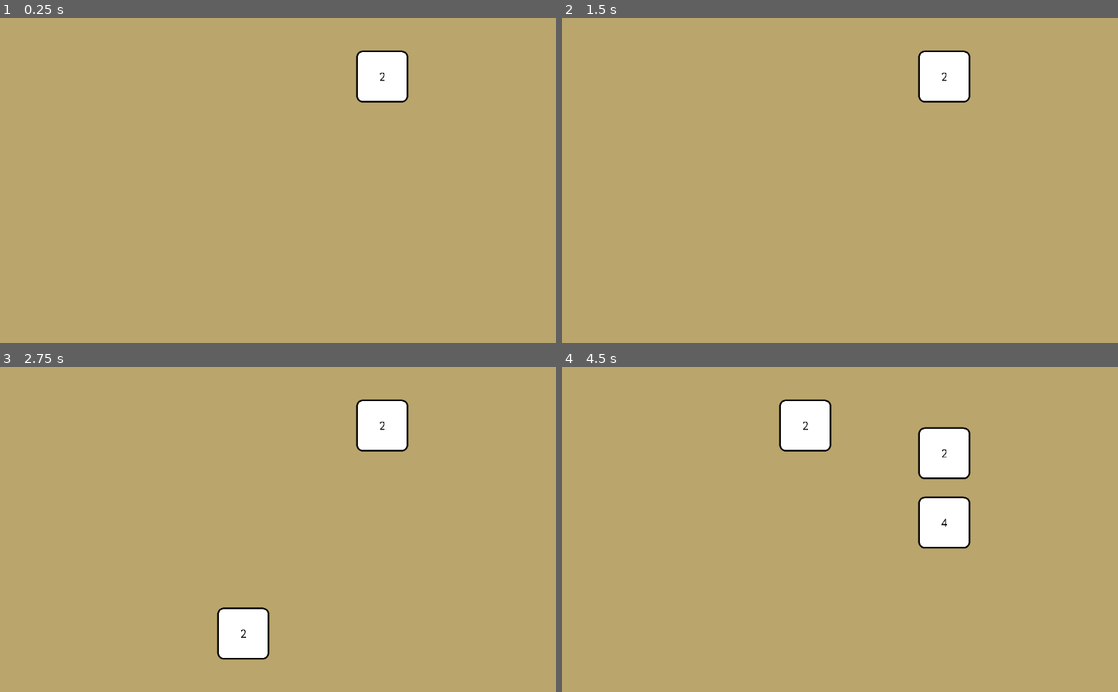
Above: before the commit, frames 1-4 (two rows, left to right).
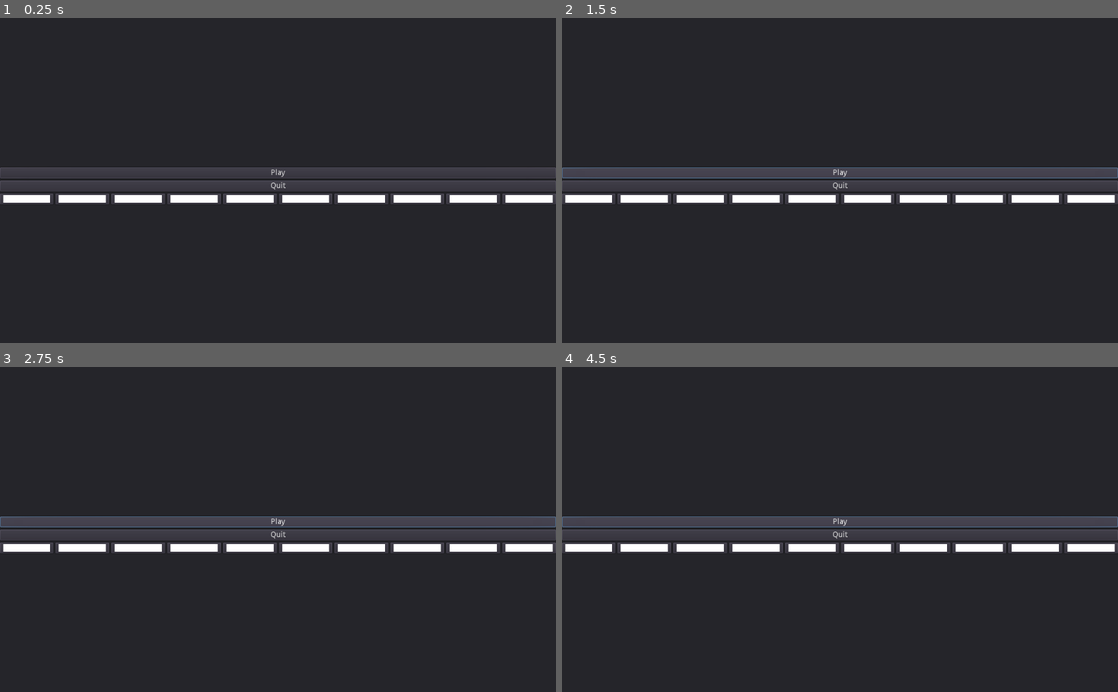
Above: after the commit, the same moments.

Repository: JHaller27/Godot2048
Game: Godot game, scene res://Menu.tscn
Two runs of this game, one before a commit and one after it. Both use one fixed random seed, a clock stepped at 60 frames per second and the inputs below. Before the commit the project starts from res://Main.tscn.
Inputs (mouse positions are in pixels of both pictures, inside the frame that each line leads up to):
- Up to frame 1 (0.25 s): no input
- Up to frame 2 (1.5 s): click (840, 174) at 0.5 s, where only the run after the commit has a clickable "Play"; click (840, 174) at 1.25 s, where only the run after the commit has a clickable "Play"
- Up to frame 3 (2.75 s): tap Enter at 2 s; hold Right (slide_right) from 2.03 s (still down)
- Up to frame 4 (4.5 s): tap Space at 2.75 s; release Right (slide_right) at 2.78 s; hold Down (slide_down) 2.78-3.53 s; hold Right (slide_right) 3.53-4.28 s; hold Up (slide_up) from 4.28 s (still down)

The runs differ from the first frame. In frame 1, 100% of the frame differs, in the area x 0-100%, y 0-100%; in frame 2, 100%; in frame 3, 100%; in frame 4, 100%.

Commit message:
Menu + theming

Diff:
--- /dev/null
+++ b/GameTheme.gd
@@ -0,0 +1,30 @@
+extends Resource
+
+var UNKNOWN_COLOR = Color("#ffffff")
+var colors = [UNKNOWN_COLOR, UNKNOWN_COLOR]
+
+var bg_color = Color("#baa56c")
+
+
+func get_value(val: int) -> Color:
+	if val < 0 || val >= colors.size():
+		return UNKNOWN_COLOR
+	return colors[val]
+
+
+func list_values() -> Array:
+	return colors
+
+
+func set_value(val: int, color: Color) -> void:
+	while colors.size()-1 < val:
+		colors.append(UNKNOWN_COLOR)
+	colors[val] = color
+
+
+func get_bg() -> Color:
+	return bg_color
+
+
+func set_bg(color: Color) -> void:
+	bg_color = color
--- /dev/null
+++ b/Menu.gd
@@ -0,0 +1,35 @@
+extends Control
+
+const game_theme_preload = preload("res://GameTheme.gd")
+
+onready var color_tiles_container = $Panel/MarginContainer/VBoxContainer/ColorTilesContainer
+onready var tile_container = $Panel/MarginContainer/VBoxContainer/ColorTilesContainer/TileContainer
+onready var background = $Panel/MarginContainer/VBoxContainer/ColorTilesContainer/Background
+onready var game_theme = game_theme_preload.new()
+var offset = 0
+
+
+func _ready():
+	reset_color_preview()
+	offset = max(11 - tile_container.get_child_count(), 0)
+	for index in range(tile_container.get_child_count()):
+		var child = tile_container.get_child(index)
+		child.connect("color_changed", self, "_on_color_changed", [index])
+
+
+func reset_color_preview(except: int = -1):
+	for index in range(tile_container.get_child_count()):
+		var value = index + offset
+		if except == index:
+			continue
+
+		var color = game_theme.get_value(value)
+
+		var child = tile_container.get_child(index)
+		child.color = color
+
+
+func _on_color_changed(color: Color, index: int) -> void:
+	var value = index + offset
+	game_theme.set_value(value, color)
+	reset_color_preview(index)
--- /dev/null
+++ b/Menu.tscn
@@ -0,0 +1,111 @@
+[gd_scene load_steps=3 format=2]
+
+[ext_resource path="res://Menu.gd" type="Script" id=1]
+
+[sub_resource type="StyleBoxFlat" id=1]
+bg_color = Color( 0.105882, 0.317647, 0.764706, 1 )
+
+[node name="Menu" type="Control"]
+anchor_right = 1.0
+anchor_bottom = 1.0
+script = ExtResource( 1 )
+
+[node name="Panel" type="Panel" parent="."]
+anchor_right = 1.0
+anchor_bottom = 1.0
+
+[node name="MarginContainer" type="MarginContainer" parent="Panel"]
+anchor_top = 0.5
+anchor_right = 1.0
+anchor_bottom = 0.5
+margin_top = -24.0
+margin_bottom = 24.0
+
+[node name="VBoxContainer" type="VBoxContainer" parent="Panel/MarginContainer"]
+margin_right = 1024.0
+margin_bottom = 48.0
+
+[node name="PlayButton" type="Button" parent="Panel/MarginContainer/VBoxContainer"]
+margin_right = 1024.0
+margin_bottom = 20.0
+text = "Play"
+
+[node name="QuitButton" type="Button" parent="Panel/MarginContainer/VBoxContainer"]
+margin_top = 24.0
+margin_right = 1024.0
+margin_bottom = 44.0
+text = "Quit"
+
+[node name="ColorTilesContainer" type="Control" parent="Panel/MarginContainer/VBoxContainer"]
+margin_top = 48.0
+margin_right = 1024.0
+margin_bottom = 48.0
+
+[node name="Background" type="Panel" parent="Panel/MarginContainer/VBoxContainer/ColorTilesContainer"]
+anchor_right = 1.0
+anchor_bottom = 1.0
+custom_styles/panel = SubResource( 1 )
+
+[node name="TileContainer" type="HBoxContainer" parent="Panel/MarginContainer/VBoxContainer/ColorTilesContainer"]
+anchor_right = 1.0
+anchor_bottom = 1.0
+margin_bottom = 20.0
+
+[node name="ColorPickerButton1" type="ColorPickerButton" parent="Panel/MarginContainer/VBoxContainer/ColorTilesContainer/TileContainer"]
+margin_right = 98.0
+margin_bottom = 20.0
+size_flags_horizontal = 3
+
+[node name="ColorPickerButton2" type="ColorPickerButton" parent="Panel/MarginContainer/VBoxContainer/ColorTilesContainer/TileContainer"]
+margin_left = 102.0
+margin_right = 201.0
+margin_bottom = 20.0
+size_flags_horizontal = 3
+
+[node name="ColorPickerButton3" type="ColorPickerButton" parent="Panel/MarginContainer/VBoxContainer/ColorTilesContainer/TileContainer"]
+margin_left = 205.0
+margin_right = 304.0
+margin_bottom = 20.0
+size_flags_horizontal = 3
+
+[node name="ColorPickerButton4" type="ColorPickerButton" parent="Panel/MarginContainer/VBoxContainer/ColorTilesContainer/TileContainer"]
+margin_left = 308.0
+margin_right = 407.0
+margin_bottom = 20.0
+size_flags_horizontal = 3
+
+[node name="ColorPickerButton5" type="ColorPickerButton" parent="Panel/MarginContainer/VBoxContainer/ColorTilesContainer/TileContainer"]
+margin_left = 411.0
+margin_right = 510.0
+margin_bottom = 20.0
+size_flags_horizontal = 3
+
+[node name="ColorPickerButton6" type="ColorPickerButton" parent="Panel/MarginContainer/VBoxContainer/ColorTilesContainer/TileContainer"]
+margin_left = 514.0
+margin_right = 612.0
+margin_bottom = 20.0
+size_flags_horizontal = 3
+
+[node name="ColorPickerButton7" type="ColorPickerButton" parent="Panel/MarginContainer/VBoxContainer/ColorTilesContainer/TileContainer"]
+margin_left = 616.0
+margin_right = 715.0
+margin_bottom = 20.0
+size_flags_horizontal = 3
+
+[node name="ColorPickerButton8" type="ColorPickerButton" parent="Panel/MarginContainer/VBoxContainer/ColorTilesContainer/TileContainer"]
+margin_left = 719.0
+margin_right = 818.0
+margin_bottom = 20.0
+size_flags_horizontal = 3
+
+[node name="ColorPickerButton9" type="ColorPickerButton" parent="Panel/MarginContainer/VBoxContainer/ColorTilesContainer/TileContainer"]
+margin_left = 822.0
+margin_right = 921.0
+margin_bottom = 20.0
+size_flags_horizontal = 3
+
+[node name="ColorPickerButton10" type="ColorPickerButton" parent="Panel/MarginContainer/VBoxContainer/ColorTilesContainer/TileContainer"]
+margin_left = 925.0
+margin_right = 1024.0
+margin_bottom = 20.0
+size_flags_horizontal = 3
--- a/Tile.gd
+++ b/Tile.gd
@@ -1,16 +1,27 @@
 extends Sprite
 
 var power: int = 0
+var theme = null
 
 func _ready():
 	self._update_label()
 
-func _update_label():
+func _update_label() -> void:
 	$Label.text = str(pow(2, self.power))
 
-func set_value(new_power: int):
+func _update_color() -> void:
+	if self.theme == null:
+		return
+	var color = self.theme.get_value(self.power)
+	$CanvasModulate.set_color(color)
+
+func set_value(new_power: int) -> void:
 	self.power = new_power
 	self._update_label()
+	self._update_color()
 
 func get_value() -> int:
 	return self.power
+
+func set_theme(new_theme) -> void:
+	self.theme = new_theme
--- a/Tile.tscn
+++ b/Tile.tscn
@@ -20,3 +20,5 @@
 theme = ExtResource( 1 )
 text = "2048"
 align = 1
+
+[node name="CanvasModulate" type="CanvasModulate" parent="."]
--- a/TileBoard.gd
+++ b/TileBoard.gd
@@ -50,7 +50,9 @@
 		positions.append(position_row)
 		tiles.append(tiles_row)
 
-	add_random_tile()
+#	add_random_tile()
+	for i in range(4):
+		add_tile(i, i, 1)
 	$Tween.connect("tween_all_completed", self, "_on_done_tweening")
 
 	reset_just_moved()
--- a/project.godot
+++ b/project.godot
@@ -11,7 +11,7 @@
 [application]
 
 config/name="2048"
-run/main_scene="res://Main.tscn"
+run/main_scene="res://Menu.tscn"
 config/icon="res://icon.png"
 
 [input]
